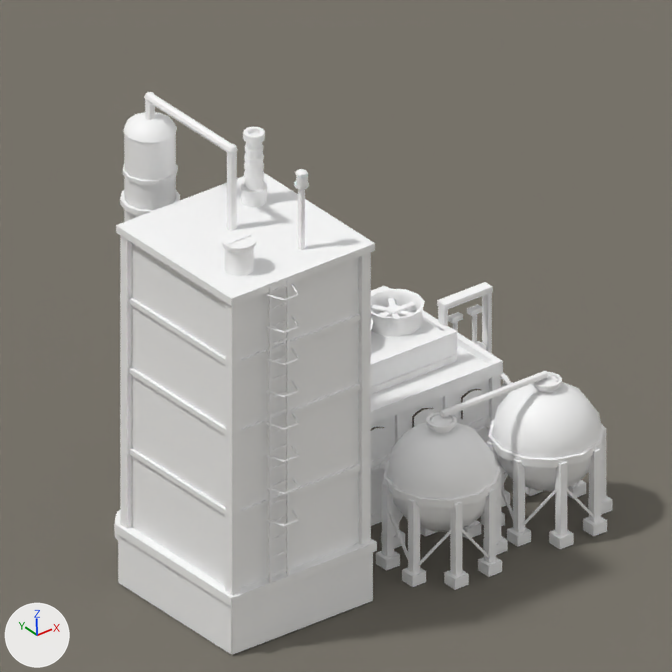
One commit to the Blender file src/DeepFrontier/Art/Source/CryogenicLiquefactionPlant-ReferenceStudy.blend: the scene before it, then after it.
The view is the same before and after, from the file's camera 'Camera'. The lights are fixed; the arrows at lower left show +X, +Y and +Z. The picture after the commit comes second.

Names of what the first picture shows: 'CryogenicLiquefactionPlant.Architecture', 'CryogenicLiquefactionPlant.Beacon', 'Plane' and 4 more.
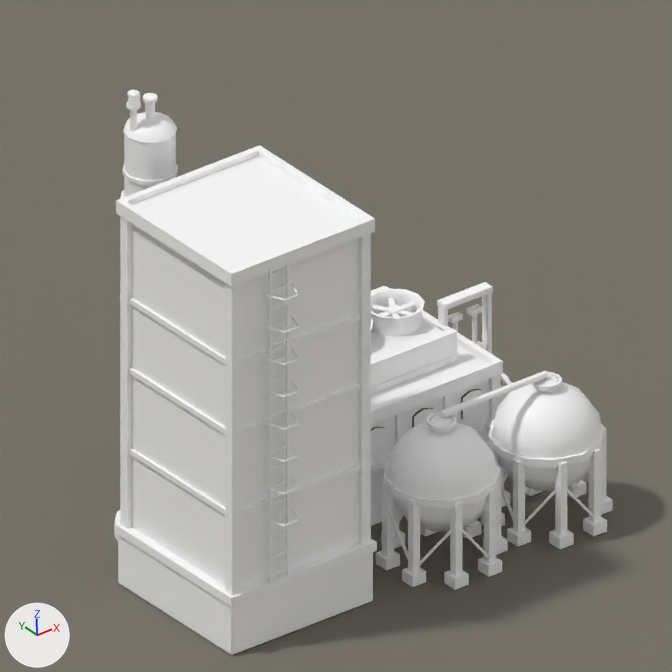
What the commit changed:
me_cryogenicliquefactionplant_architecture is used by ob_cryogenicliquefactionplant_architecture; location (0.0, 0.0, 0.0).
me_cryogenicliquefactionplant_architecture had 5522 vertices, 3349 faces and spanned x -8.04..0.0, y -5.52..0.26, z -0.04..8.2.
me_cryogenicliquefactionplant_architecture now has 5246 vertices, 3131 faces and spans x -8.04..0.0, y -5.52..0.26, z -0.04..8.37.
me_cryogenicliquefactionplant_architecture part 1: the loose piece of 8 vertices spanning x -8.02..-5.08, y -5.02..-1.98, z 6.5..6.64 is moved by (0.0, 0.0, 0.36).
me_cryogenicliquefactionplant_architecture part 2: a new loose piece, a box spanning x -8.02..-5.08, y -2.1..-1.98, z 7.0..7.1, in mat_basemetal_ironteeth (its picture is missing).
me_cryogenicliquefactionplant_architecture part 3: the loose piece of 16 vertices spanning x -6.68..-6.52, y -1.13..-0.97, z 7.65..8.1 is rebuilt with 48 vertices and now spans x -6.72..-6.48, y -1.17..-0.93, z 7.7..8.12, in mat_basemetal_ironteeth (its picture is missing).
me_cryogenicliquefactionplant_architecture part 4: 16 loose pieces with 395 vertices, spanning x -7.61..-5.55, y -4.6..-1.05, z 6.62..8.2, are deleted.
me_cryogenicliquefactionplant_architecture part 5: 108 vertices moved from x -7.97..-5.13, y -5.04..-2.03, z 6.5..6.59 to x -7.97..-5.13, y -5.04..-2.03, z 6.86..6.95; 26 vertices removed from x -6.7..-6.5, y -1.15..-0.95, z 8.0..8.2; 105 vertices added at x -8.02..-5.08, y -5.03..-0.93, z 6.47..8.37.
Other edits to the shape of me_cryogenicliquefactionplant_architecture do not show in these pictures.
Object 'CryogenicLiquefactionPlant.Beacon' (ob_cryogenicliquefactionplant_beacon) moves from (-6.12, -4.42, 7.94) to (-6.94, -1.05, 8.19).

Boxes (x1, y1, x2, y2) around the edits, measured in the pictures (672 x 672 px; the box of a moved part takes in the faces that stretch with it):
'CryogenicLiquefactionPlant.Architecture', reshaped
    before: (114, 92, 612, 655)
    after: (114, 89, 612, 655)
'CryogenicLiquefactionPlant.Beacon', moved
    before: (296, 175, 308, 186)
    after: (128, 95, 140, 107)
part 1 of me_cryogenicliquefactionplant_architecture, moved or reshaped
    before: (116, 173, 375, 306)
    after: (116, 156, 375, 287)
part 2 of me_cryogenicliquefactionplant_architecture, added
    after: (116, 145, 263, 209)
part 3 of me_cryogenicliquefactionplant_architecture, rebuilt
    before: (145, 100, 155, 120)
    after: (143, 93, 157, 120)
part 4 of me_cryogenicliquefactionplant_architecture, deleted
    before: (148, 94, 309, 276)
part 5 of me_cryogenicliquefactionplant_architecture, moved or reshaped
    before: (120, 92, 371, 595)
    after: (120, 89, 375, 595)
